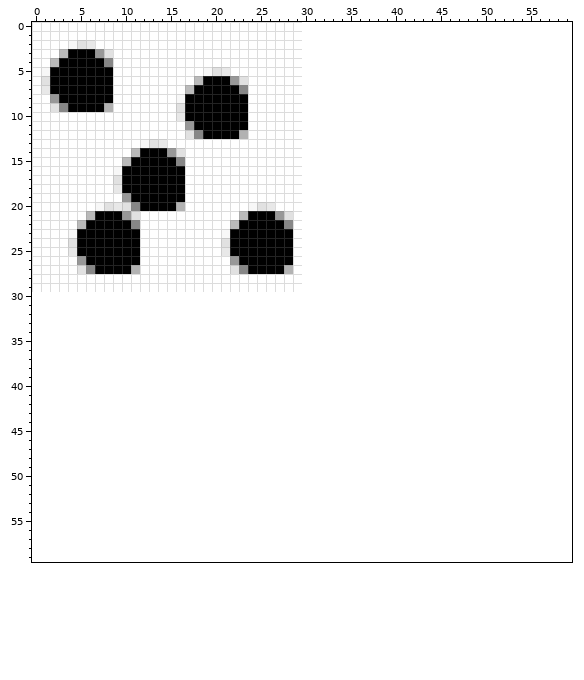
Pixel-art sprite -- Matyatzy/images/5.png. Above: the version before the commit.
The file is 30x30 pixels. Colours within 5 levels of each other are drawn and written as one. The old version is drawn lined up with the new one, on the new canvas.
The same view after the edit:
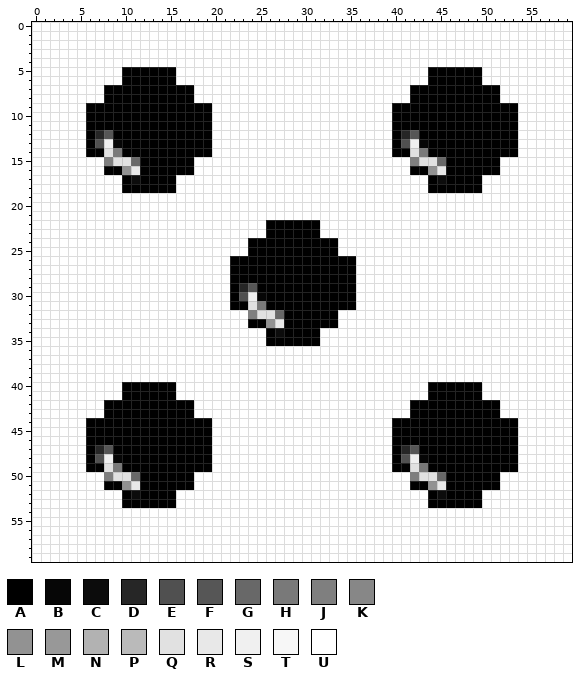
Palette (. is transparent): A #000000  B #060606  C #0c0c0c  D #262626  E #505050  F #565656  G #686868  H #797979  J #7f7f7f  K #878787  L #929292  M #989898  N #b2b2b2  P #bababa  Q #e1e1e1  R #e8e8e8  S #f0f0f0  T #f7f7f7  U #ffffff
The exact change:
canvas 30x30 -> 60x60
Changed rows in their new state; - is an unchanged pixel.
first column x 0:
 0 ------------------------------UUUUUUUUUUUUUUUUUUUUUUUUUUUUUU
 1 ------------------------------UUUUUUUUUUUUUUUUUUUUUUUUUUUUUU
 2 ----UUU-----------------------UUUUUUUUUUUUUUUUUUUUUUUUUUUUUU
 3 ---UUUUUU---------------------UUUUUUUUUUUUUUUUUUUUUUUUUUUUUU
 4 --UUUUUUU---------------------UUUUUUUUUUUUUUUUUUUUUUUUUUUUUU
 5 -UUUUUUUU-AAAAAA---UUU--------UUUUUUUUUUUUUUAAAAAAUUUUUUUUUU
 6 -UUUUUUUU-AAAAAA--UUUUUU------UUUUUUUUUUUUUUAAAAAAUUUUUUUUUU
 7 -UUUUUUU-AAAAAAAAAUUUUUU------UUUUUUUUUUUUAAAAAAAAAAUUUUUUUU
 8 --UUUUUU-AAAAAAAA-UUUUUU------UUUUUUUUUUUUAAAAAAAAAAUUUUUUUU
 9 --UUUU--AAAAAAAAA---UUUU------UUUUUUUUUUAAAAAAAAAAAAAAUUUUUU
10 ------AAAAAAAAAAA---UUUU------UUUUUUUUUUAAAAAAAAAAAAAAUUUUUU
11 ------AAAAAAAAAAAA--UUUU------UUUUUUUUUUAAAAAAAAAAAAAAUUUUUU
12 ------ADFAAAAAAAAAA-UUUU------UUUUUUUUUUADFAAAAAAAAAAAUUUUUU
13 ------AESBAAAAAAAAAA----------UUUUUUUUUUAESBAAAAAAAAAAUUUUUU
14 ------AAQHAA---AAAAA----------UUUUUUUUUUAAQHAAAAAAAAAAUUUUUU
15 --------JQQG----AA------------UUUUUUUUUUUUJQQGAAAAAAUUUUUUUU
16 --------AALR-----A------------UUUUUUUUUUUUAALRAAAAAAUUUUUUUU
17 ---------U-C----U-------------UUUUUUUUUUUUUUACAAAAUUUUUUUUUU
18 ---------U------U-------------UUUUUUUUUUUUUUAAAAAAUUUUUUUUUU
19 ----------UUUUUUU-------------UUUUUUUUUUUUUUUUUUUUUUUUUUUUUU
20 -------UUUUUUUUUU-------UUU---UUUUUUUUUUUUUUUUUUUUUUUUUUUUUU
21 ------UUUUUU-----------UUUUUU-UUUUUUUUUUUUUUUUUUUUUUUUUUUUUU
22 -----UUUUUUU----------UUUU--AAAAUUUUUUUUUUUUUUUUUUUUUUUUUUUU
23 ----UUUUUUUU---------UUUUU---AAAUUUUUUUUUUUUUUUUUUUUUUUUUUUU
24 ----UUUUUUUU---------UUU-----AAAAAUUUUUUUUUUUUUUUUUUUUUUUUUU
25 ----UUUUUUUU---------UUU-----AAAAAUUUUUUUUUUUUUUUUUUUUUUUUUU
26 -----UUUUUUU----------A------AAAAAAAUUUUUUUUUUUUUUUUUUUUUUUU
27 -----UUUUUUU----------AA----AAAAAAAAUUUUUUUUUUUUUUUUUUUUUUUU
28 ----------------------AAAAAAAAAAAAAAUUUUUUUUUUUUUUUUUUUUUUUU
29 ----------------------ADFAAAAAAAAAAAUUUUUUUUUUUUUUUUUUUUUUUU
30 UUUUUUUUUUUUUUUUUUUUUUAESBAAAAAAAAAAUUUUUUUUUUUUUUUUUUUUUUUU
31 UUUUUUUUUUUUUUUUUUUUUUAAQHAAAAAAAAAAUUUUUUUUUUUUUUUUUUUUUUUU
32 UUUUUUUUUUUUUUUUUUUUUUUUJQQGAAAAAAUUUUUUUUUUUUUUUUUUUUUUUUUU
33 UUUUUUUUUUUUUUUUUUUUUUUUAALRAAAAAAUUUUUUUUUUUUUUUUUUUUUUUUUU
34 UUUUUUUUUUUUUUUUUUUUUUUUUUACAAAAUUUUUUUUUUUUUUUUUUUUUUUUUUUU
35 UUUUUUUUUUUUUUUUUUUUUUUUUUAAAAAAUUUUUUUUUUUUUUUUUUUUUUUUUUUU
36 UUUUUUUUUUUUUUUUUUUUUUUUUUUUUUUUUUUUUUUUUUUUUUUUUUUUUUUUUUUU
37 UUUUUUUUUUUUUUUUUUUUUUUUUUUUUUUUUUUUUUUUUUUUUUUUUUUUUUUUUUUU
38 UUUUUUUUUUUUUUUUUUUUUUUUUUUUUUUUUUUUUUUUUUUUUUUUUUUUUUUUUUUU
39 UUUUUUUUUUUUUUUUUUUUUUUUUUUUUUUUUUUUUUUUUUUUUUUUUUUUUUUUUUUU
40 UUUUUUUUUUAAAAAAUUUUUUUUUUUUUUUUUUUUUUUUUUUUAAAAAAUUUUUUUUUU
41 UUUUUUUUUUAAAAAAUUUUUUUUUUUUUUUUUUUUUUUUUUUUAAAAAAUUUUUUUUUU
42 UUUUUUUUAAAAAAAAAAUUUUUUUUUUUUUUUUUUUUUUUUAAAAAAAAAAUUUUUUUU
43 UUUUUUUUAAAAAAAAAAUUUUUUUUUUUUUUUUUUUUUUUUAAAAAAAAAAUUUUUUUU
44 UUUUUUAAAAAAAAAAAAAAUUUUUUUUUUUUUUUUUUUUAAAAAAAAAAAAAAUUUUUU
45 UUUUUUAAAAAAAAAAAAAAUUUUUUUUUUUUUUUUUUUUAAAAAAAAAAAAAAUUUUUU
46 UUUUUUAAAAAAAAAAAAAAUUUUUUUUUUUUUUUUUUUUAAAAAAAAAAAAAAUUUUUU
47 UUUUUUADFAAAAAAAAAAAUUUUUUUUUUUUUUUUUUUUADFAAAAAAAAAAAUUUUUU
48 UUUUUUAESBAAAAAAAAAAUUUUUUUUUUUUUUUUUUUUAESBAAAAAAAAAAUUUUUU
49 UUUUUUAAQHAAAAAAAAAAUUUUUUUUUUUUUUUUUUUUAAQHAAAAAAAAAAUUUUUU
50 UUUUUUUUJQQGAAAAAAUUUUUUUUUUUUUUUUUUUUUUUUJQQGAAAAAAUUUUUUUU
51 UUUUUUUUAALRAAAAAAUUUUUUUUUUUUUUUUUUUUUUUUAALRAAAAAAUUUUUUUU
52 UUUUUUUUUUACAAAAUUUUUUUUUUUUUUUUUUUUUUUUUUUUACAAAAUUUUUUUUUU
53 UUUUUUUUUUAAAAAAUUUUUUUUUUUUUUUUUUUUUUUUUUUUAAAAAAUUUUUUUUUU
54 UUUUUUUUUUUUUUUUUUUUUUUUUUUUUUUUUUUUUUUUUUUUUUUUUUUUUUUUUUUU
55 UUUUUUUUUUUUUUUUUUUUUUUUUUUUUUUUUUUUUUUUUUUUUUUUUUUUUUUUUUUU
56 UUUUUUUUUUUUUUUUUUUUUUUUUUUUUUUUUUUUUUUUUUUUUUUUUUUUUUUUUUUU
57 UUUUUUUUUUUUUUUUUUUUUUUUUUUUUUUUUUUUUUUUUUUUUUUUUUUUUUUUUUUU
58 UUUUUUUUUUUUUUUUUUUUUUUUUUUUUUUUUUUUUUUUUUUUUUUUUUUUUUUUUUUU
59 UUUUUUUUUUUUUUUUUUUUUUUUUUUUUUUUUUUUUUUUUUUUUUUUUUUUUUUUUUUU
